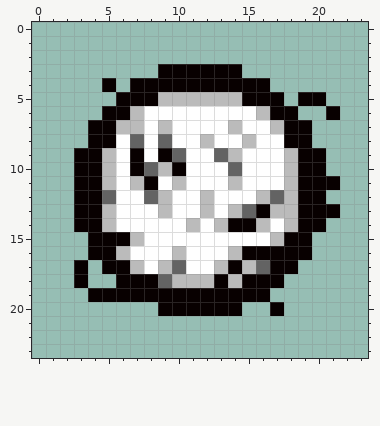
Edited in one commit: pixel-art sprite (resources/gfx/cocoon_projectile.png). The first picture shows the starting point.
The file is 24x24 pixels.
After the commit:
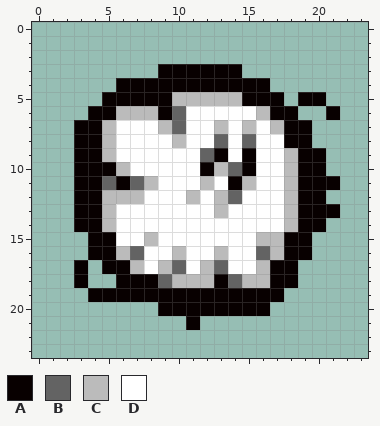
Palette (. is transparent): A #080000  B #636363  C #bbbbbb  D #ffffff
Diff:
y 4: x 5..6 A. -> .A
y 5: x 5 . -> A; x 9 C -> A
y 6: x 4 . -> A; x 6 A -> C; x 8..10 DDD -> CAB
y 7: x 3 . -> A; x 5..7 ACC -> CDD; x 10 D -> B; x 13..15 DCD -> CDC
y 8: x 3 . -> A; x 5 A -> C; x 7 B -> D; x 9..10 BD -> DC; x 12..13 CD -> DB; x 15 C -> B
y 9: x 7 A -> D; x 9..10 AB -> DD; x 12..15 DBCD -> BADA
y 10: x 5..10 CDABCA -> ACDDDD; x 12..13 DD -> AC; x 15 D -> A
y 11: x 5..8 CDCA -> BABC; x 10 C -> D; x 12 D -> C; x 14..15 CD -> AC
y 12: x 5..9 BDDBC -> CCCDD; x 11..14 DCDD -> CDCB; x 16..17 CB -> DD
y 13: x 9 C -> D; x 12..17 CDCBAC -> DCDDDD
y 14: x 11 C -> D; x 13..16 CAAC -> DDDD
y 15: x 6..8 ACD -> DDC; x 16 D -> C
y 16: x 7 D -> B; x 13..17 DCAAA -> CDDBC
y 17: x 12..16 DCACB -> CBDDC
y 18: x 14..16 CAA -> BCC; x 18 . -> A
y 19: x 17 . -> A
y 20: x 15..17 ..A -> AA.
y 21: x 11 . -> A
